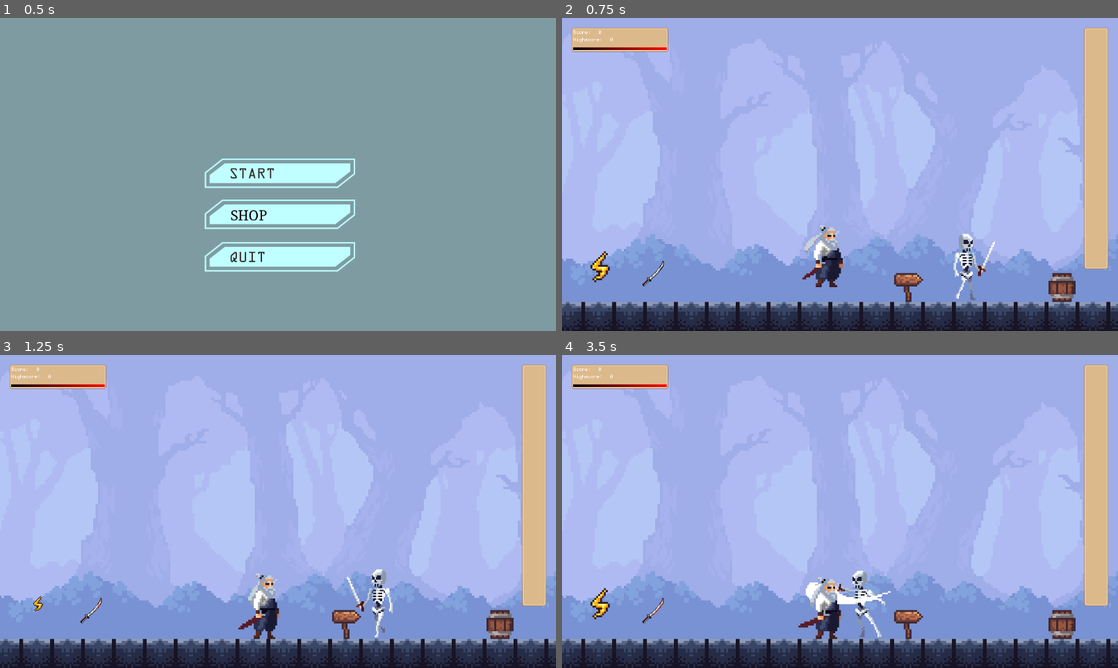
Above: before the commit, frames 1-4 (two rows, left to right).
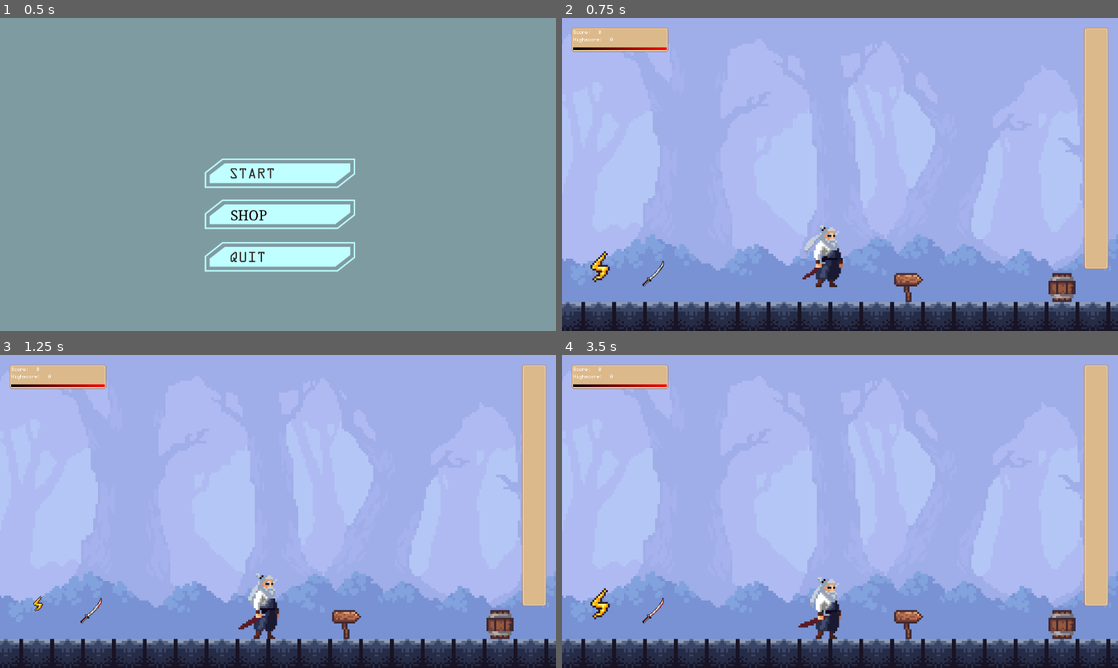
Above: after the commit, the same moments.

Repository: kefyrodievas/play-or-die
Game: Godot game, scene res://scenes/Boss_scene1.tscn
Same seed, same stepped clock (60 frames per second), same inputs: the game is played once before the commit and once after it.
Inputs (mouse positions are in pixels of both pictures, inside the frame that each line leads up to):
- Up to frame 1 (0.5 s): no input
- Up to frame 2 (0.75 s): click (840, 174) at 0.5 s
- Up to frame 3 (1.25 s): no input
- Up to frame 4 (3.5 s): hold Right (Attack_right) 1.28-2.78 s; tap E (Interact) at 1.35, 2.3, 2.85 s; tap Space (Jump) at 1.52, 2.27 s; tap Shift (Dash) at 2.1 s; hold Left (Attack_left) from 2.78 s (still down)

Frame 1 is identical in both runs. In frame 2, 0.5% of the frame differs, in the area x 70-78%, y 68-91%; in frame 3, 0.5%; in frame 4, 0.7%, in the area x 43-60%, y 68-91%.

Commit message:
Chest that give points
When go near a chest and press e it give points wow.

Diff:
--- a/scenes/1_1floor.tscn
+++ b/scenes/1_1floor.tscn
@@ -13,6 +13,7 @@
 [ext_resource type="PackedScene" uid="uid://c477mmx1jguj2" path="res://scenes/Satyr.tscn" id="11_vj7ex"]
 [ext_resource type="PackedScene" uid="uid://bf774ual4iqsi" path="res://scenes/stone_golem.tscn" id="12_lk8xb"]
 [ext_resource type="PackedScene" uid="uid://bg1kbpe0bvbvh" path="res://scenes/traveling_gambler.tscn" id="13_linml"]
+[ext_resource type="PackedScene" uid="uid://dbhqfs6ya84kl" path="res://scenes/chest.tscn" id="14_qmv6u"]
 
 [sub_resource type="TileSetAtlasSource" id="TileSetAtlasSource_1n317"]
 texture = ExtResource("1_1n317")
@@ -1178,7 +1179,7 @@
 
 [node name="TileMapLayer3" type="TileMapLayer" parent="." unique_id=1511947548]
 position = Vector2(-8.75, 4.5)
-tile_map_data = PackedByteArray("AAAKAAMAAAAAAAoAAFAJAAQAAAA …(1408 unchanged characters)… KAA4AAAA1APb/AQALAA4AAAAIAAMAAQANAA4AAAA0AAgAAQAMAAkAAAAyAAgAAQAFAA0AAAAzAAgAAQAGAA0AAAAFAPv/AQA …(971 unchanged characters)…
+tile_map_data = PackedByteArray("AAAKAAMAAAAAAAoAAFAJAAQAAAA …(1408 unchanged characters)… KAA4AAAA1APb/AQALAA4AAAAIAAMAAQANAA4AAAAyAAgAAQAFAA0AAAAzAAgAAQAGAA0AAAAFAPv/AQA …(971 unchanged characters)…
 tile_set = SubResource("TileSet_4cg0v")
 
 [node name="TileMapLayer" type="TileMapLayer" parent="." unique_id=524758739]
@@ -1222,3 +1223,7 @@
 
 [node name="TravelingGambler" parent="." unique_id=318272650 instance=ExtResource("13_linml")]
 position = Vector2(830.5, 74.75)
+
+[node name="Chest" parent="." unique_id=197355248 instance=ExtResource("14_qmv6u")]
+position = Vector2(830.75006, 138.5)
+scale = Vector2(1.2, 1.2)
--- /dev/null
+++ b/scenes/chest.gd
@@ -0,0 +1,39 @@
+extends Area2D
+
+@export var points := 50
+var opened := false
+var player_in_range := false
+var player = null
+var text = false;
+func _ready():
+	$AnimatedSprite2D.play("closed")
+
+
+func _process(delta):
+	$SpeechBubbleGrey.visible=text
+	$Label.visible=text
+	if player_in_range and !opened and Input.is_action_just_pressed("Interact"):
+		open_chest()
+
+func open_chest():
+	opened = true
+
+	if $AnimatedSprite2D:
+		$AnimatedSprite2D.play("open")
+
+	if player:
+		player.add_score(points)
+
+	print("Chest opened! Gave points: ", points)
+
+func _on_body_entered(body):
+	if body.name == "Samurai":
+		player = body
+		player_in_range = true
+		text = true
+
+func _on_body_exited(body):
+	if body.name == "Samurai":
+		player_in_range = false
+		player = null
+		text = false
--- /dev/null
+++ b/scenes/chest.tscn
@@ -0,0 +1,77 @@
+[gd_scene format=3 uid="uid://dbhqfs6ya84kl"]
+
+[ext_resource type="Script" uid="uid://dt8lnlmxxwaan" path="res://scenes/chest.gd" id="1_sy5e1"]
+[ext_resource type="Texture2D" uid="uid://2dbkrmsr2ukp" path="res://assets/img/background/Dungeon Tile Set.png" id="2_gqd3d"]
+[ext_resource type="Texture2D" uid="uid://di2711tn8ou0m" path="res://assets/img/UI/Sprout Lands - UI Pack - Basic pack/Sprout Lands - UI Pack - Basic pack/emojis-free/speech_bubble_grey.png" id="3_yue2o"]
+[ext_resource type="FontFile" uid="uid://ck88p0edgunem" path="res://assets/fonts/monogram-extended.ttf" id="4_yhylo"]
+
+[sub_resource type="AtlasTexture" id="AtlasTexture_yue2o"]
+atlas = ExtResource("2_gqd3d")
+region = Rect2(192, 144, 16, 16)
+
+[sub_resource type="AtlasTexture" id="AtlasTexture_yhylo"]
+atlas = ExtResource("2_gqd3d")
+region = Rect2(208, 144, 16, 16)
+
+[sub_resource type="SpriteFrames" id="SpriteFrames_w02o5"]
+animations = [{
+"frames": [{
+"duration": 1.0,
+"texture": SubResource("AtlasTexture_yue2o")
+}],
+"loop": true,
+"name": &"closed",
+"speed": 5.0
+}, {
+"frames": [{
+"duration": 1.0,
+"texture": SubResource("AtlasTexture_yhylo")
+}],
+"loop": true,
+"name": &"open",
+"speed": 5.0
+}]
+
+[sub_resource type="RectangleShape2D" id="RectangleShape2D_ilhio"]
+size = Vector2(22, 22)
+
+[sub_resource type="LabelSettings" id="LabelSettings_w02o5"]
+font = ExtResource("4_yhylo")
+
+[node name="Chest" type="Area2D" unique_id=275545822]
+script = ExtResource("1_sy5e1")
+
+[node name="AnimatedSprite2D" type="AnimatedSprite2D" parent="." unique_id=252458293]
+texture_filter = 1
+sprite_frames = SubResource("SpriteFrames_w02o5")
+animation = &"closed"
+autoplay = "closed"
+
+[node name="CollisionShape2D" type="CollisionShape2D" parent="." unique_id=1928943517]
+shape = SubResource("RectangleShape2D_ilhio")
+
+[node name="SpeechBubbleGrey" type="Sprite2D" parent="." unique_id=706304839]
+visible = false
+modulate = Color(0.8540778, 0.63003016, 0.45084506, 1)
+texture_filter = 1
+position = Vector2(4, -14.999997)
+scale = Vector2(0.821, 0.288)
+texture = ExtResource("3_yue2o")
+hframes = 6
+vframes = 3
+
+[node name="Label" type="Label" parent="." unique_id=1859230024]
+visible = false
+texture_filter = 1
+offset_left = -13.672997
+offset_top = -19.775997
+offset_right = 28.327003
+offset_bottom = 3.2240028
+scale = Vector2(0.6760916, 0.42624038)
+text = "PRESS E"
+label_settings = SubResource("LabelSettings_w02o5")
+horizontal_alignment = 1
+vertical_alignment = 1
+
+[connection signal="body_entered" from="." to="." method="_on_body_entered"]
+[connection signal="body_exited" from="." to="." method="_on_body_exited"]
--- a/scenes/main.tscn
+++ b/scenes/main.tscn
@@ -3,11 +3,11 @@
 [ext_resource type="Script" uid="uid://cp4qpftn2yorl" path="res://scenes/main.gd" id="1_jyhfs"]
 [ext_resource type="Texture2D" uid="uid://cntkojaf7bkoh" path="res://assets/img/background/background_layer_1.png" id="2_trceg"]
 [ext_resource type="PackedScene" uid="uid://ce0qhlmjkphle" path="res://scenes/samurai.tscn" id="3_tbgi4"]
-[ext_resource type="PackedScene" uid="uid://dx7ijrxknj3bd" path="res://scenes/enemy.tscn" id="7_o6xl0"]
 [ext_resource type="PackedScene" uid="uid://duhc0s151bqb2" path="res://scenes/Damage_boost.tscn" id="8_85g3d"]
 [ext_resource type="PackedScene" uid="uid://bxxewruas7fgs" path="res://scenes/door.tscn" id="8_tipki"]
 [ext_resource type="PackedScene" uid="uid://q5fbfmrildw4" path="res://scenes/jump_boost.tscn" id="9_choun"]
 [ext_resource type="PackedScene" uid="uid://bg1kbpe0bvbvh" path="res://scenes/traveling_gambler.tscn" id="10_choun"]
+[ext_resource type="PackedScene" uid="uid://dbhqfs6ya84kl" path="res://scenes/chest.tscn" id="10_ya4ey"]
 [ext_resource type="Texture2D" uid="uid://cpyaws6vcl5et" path="res://assets/img/background/Dungeon Tile Set_scaled_5x_pngcrushed.png" id="11_eb6dy"]
 [ext_resource type="Texture2D" uid="uid://2dbkrmsr2ukp" path="res://assets/img/background/Dungeon Tile Set.png" id="12_eb6dy"]
 
@@ -212,9 +212,6 @@
 tile_map_data = PackedByteArray("AAD1/woAAAACAAUAAAD2/woAAAACAAUAAAD3/woAAAACAAUAAAD4/woAAAACAAUAAAD5/woAAAACAAUAAAD6/w …(5440 unchanged characters)…
 tile_set = SubResource("TileSet_trceg")
 
-[node name="Enemy" parent="." unique_id=2045138673 instance=ExtResource("7_o6xl0")]
-position = Vector2(410, 548)
-
 [node name="DamageBoost" parent="." unique_id=1792063056 instance=ExtResource("8_85g3d")]
 position = Vector2(-234, 584)
 
@@ -224,3 +221,7 @@
 [node name="TravelingGambler" parent="." unique_id=318272650 instance=ExtResource("10_choun")]
 position = Vector2(-702, 544)
 scale = Vector2(5, 5)
+
+[node name="Chest" parent="." unique_id=275545822 instance=ExtResource("10_ya4ey")]
+position = Vector2(927.9999, 607)
+scale = Vector2(4, 4)
Not shown, added: scenes/chest.gd.uid
